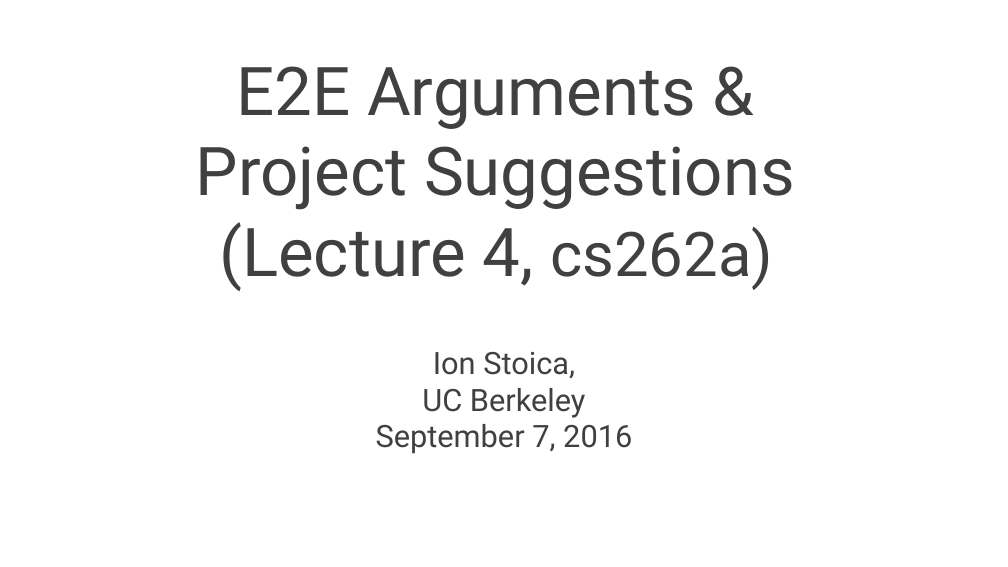
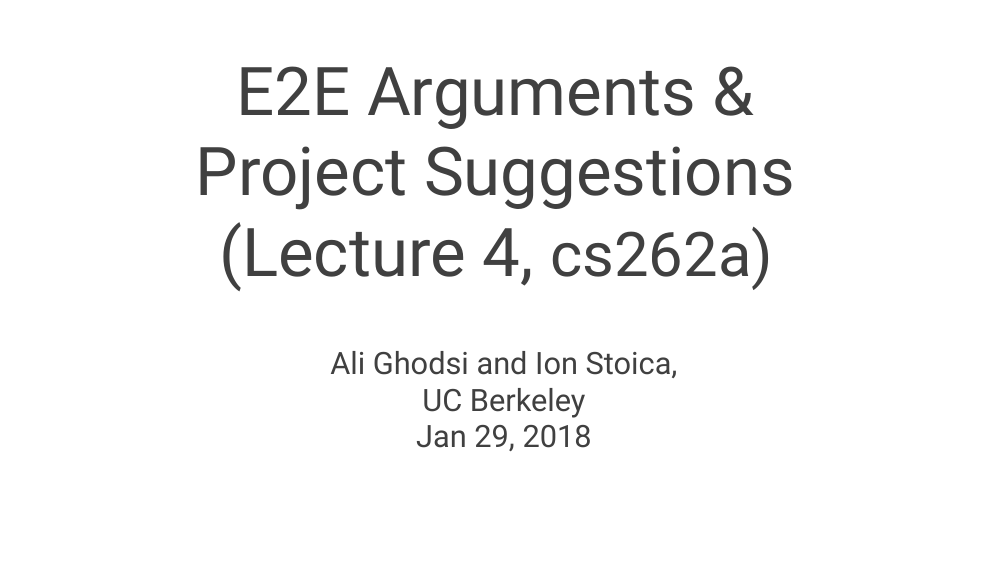
Before and after one commit to audreyccheng/cs262a-spring2025, a slide deck: slide 1 of notes/04-e2e-projects.pptx. Drawn at 1008x567 pixels with LibreOffice and Linux fonts; fonts in the diff are those of the drawing. Boxes give left, top, right and bottom in pixels: in the first picture for what was removed or moved away, otherwise in the second. Text is boxed around its words. In the diff, an @@ line names an element or a change of style, - is before the commit and + after.

```diff
--- a/notes/04-e2e-projects.pptx
+++ b/notes/04-e2e-projects.pptx
@@ subtitle at bbox=[330, 351, 678, 378]: text changed @@
-Ion Stoica,
+Ali Ghodsi and Ion Stoica,
@@ subtitle at bbox=[416, 425, 592, 451]: text changed @@
-September 7, 2016
+Jan 29, 2018
```
Also in this commit, not shown: 10 other slides changed, 8 slides added, 49 slides removed, 1 other file.
